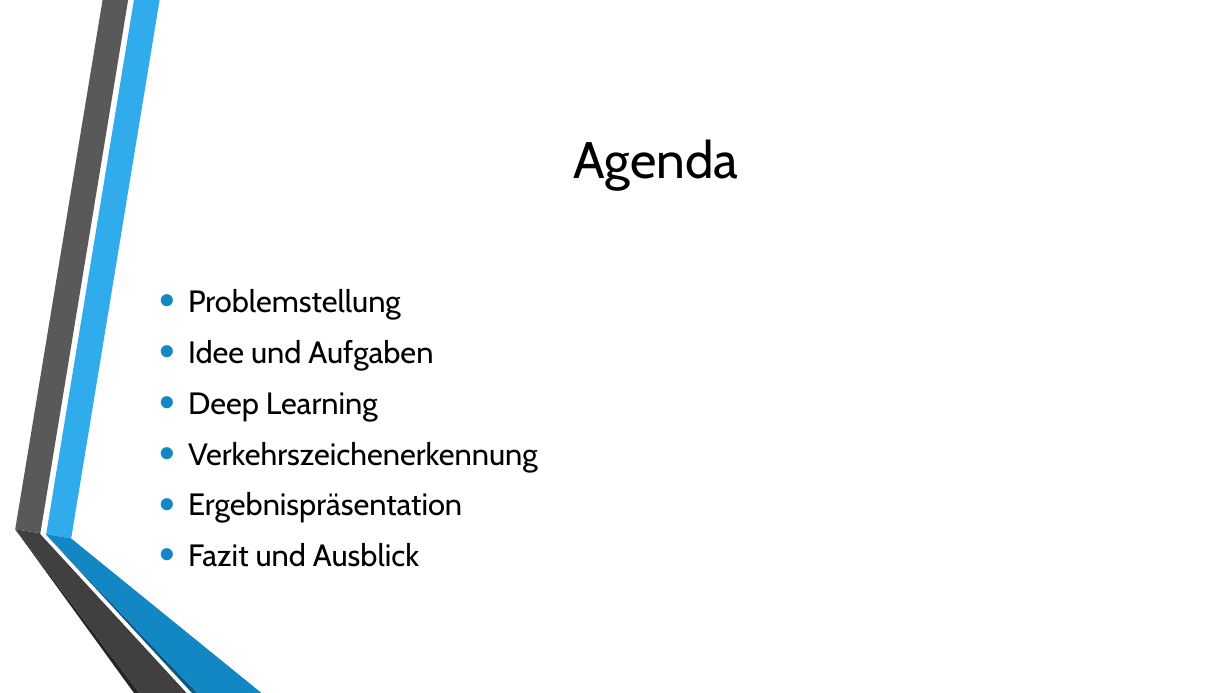
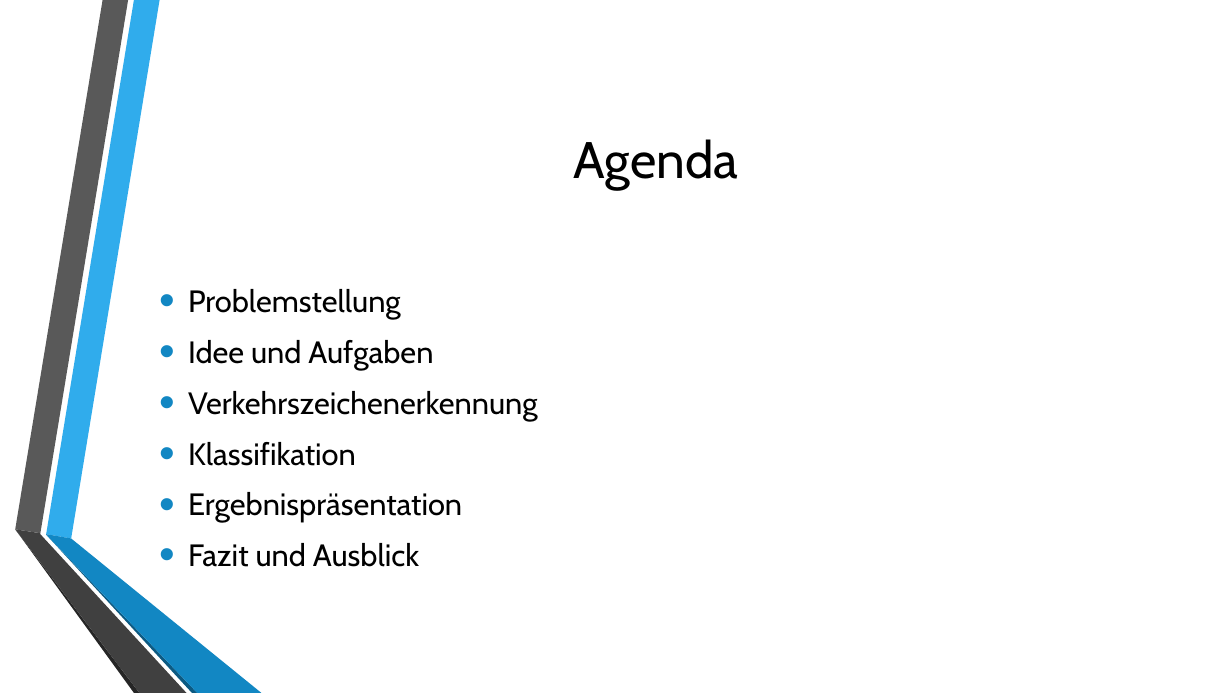
Before and after one commit to uol-mediaprocessing-201920/group-projects-traffic-signs, a slide deck: slide 2 of Praesentation_medienverarbeitung.pptx. Drawn at 1232x693 pixels with LibreOffice and Linux fonts; fonts in the diff are those of the drawing; background and template pictures are left out. Boxes give left, top, right and bottom in pixels: in the first picture for what was removed or moved away, otherwise in the second. Text is boxed around its words. In the diff, an @@ line names an element or a change of style, - is before the commit and + after.

```diff
--- a/Praesentation_medienverarbeitung.pptx
+++ b/Praesentation_medienverarbeitung.pptx
@@ text at (188,392,378,421): paragraph removed @@
-• Deep Learning
@@ text at (188,442,356,466): paragraph added @@
+• Klassifikation
```
Also in this commit, not shown: 1 slide added.
